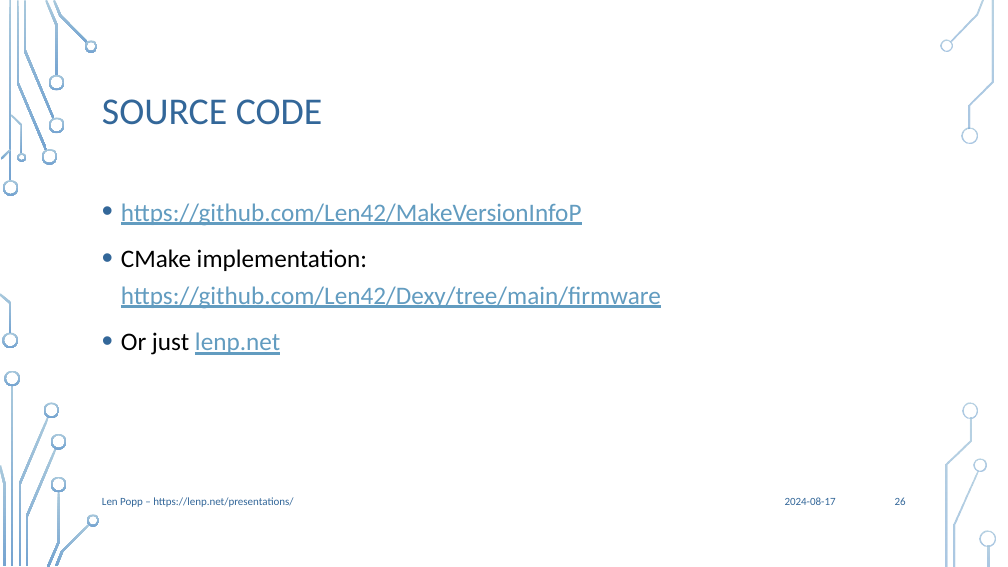
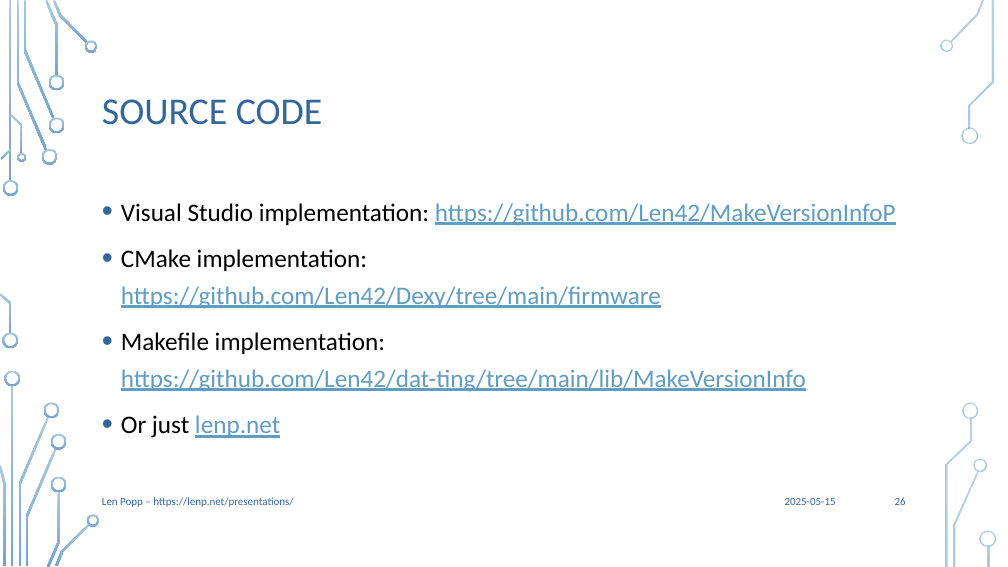
Before and after one commit to Len42/presentations, a slide deck: slide 26 of MakeVersionInfo/MakeVersionInfo.pptx. Drawn at 1008x567 pixels with LibreOffice and Linux fonts; fonts in the diff are those of the drawing; background and template pictures are left out. Boxes give left, top, right and bottom in pixels: in the first picture for what was removed or moved away, otherwise in the second. Text is boxed around its words. In the diff, an @@ line names an element or a change of style, - is before the commit and + after.

Commit message:
MakeVersionInfo: Add more github links

```diff
--- a/MakeVersionInfo/MakeVersionInfo.pptx
+++ b/MakeVersionInfo/MakeVersionInfo.pptx
@@ text at bbox=[121, 203, 896, 226]: text changed @@
-• https://github.com/Len42/MakeVersionInfoP
+• Visual Studio implementation: https://github.com/Len42/MakeVersionInfoP
@@ text at bbox=[121, 332, 806, 392]: paragraph added @@
+• Makefile implementation: https://github.com/Len42/dat-ting/tree/main/lib/MakeVersionInfo
@@ text at bbox=[785, 498, 836, 505]: text changed @@
-2024-08-17
+2025-05-15
```
Also in this commit, not shown: 26 other slides changed, 1 other file.
